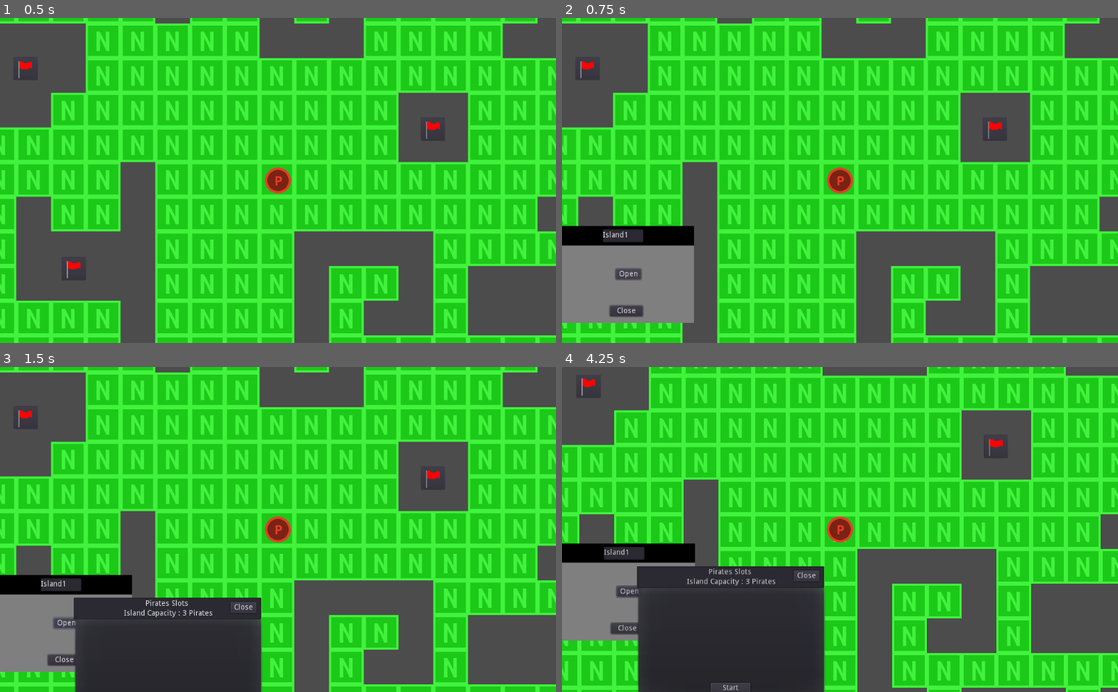
Above: before the commit, frames 1-4 (two rows, left to right).
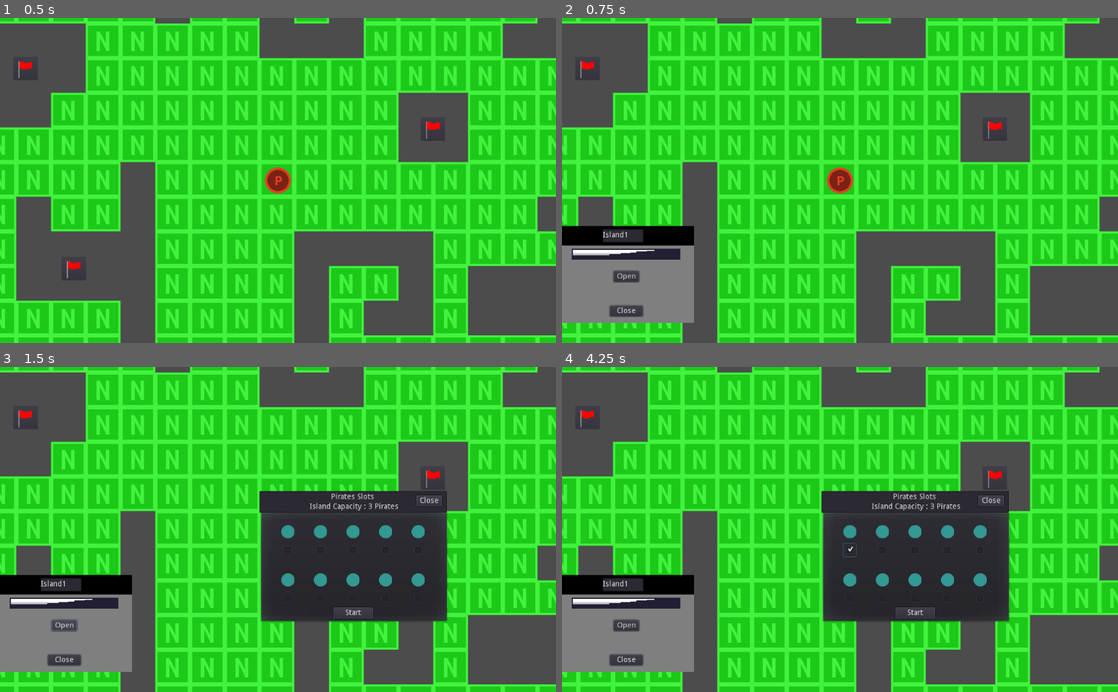
Above: after the commit, the same moments.

Repository: Escandiuzzi/PirateGodotProject
Game: Godot game, scene res://World.tscn
Same seed, same stepped clock (60 frames per second), same inputs: the game is played once before the commit and once after it.
Inputs (mouse positions are in pixels of both pictures, inside the frame that each line leads up to):
- Up to frame 1 (0.5 s): no input
- Up to frame 2 (0.75 s): click (634, 268) at 0.52 s
- Up to frame 3 (1.5 s): click "Open" at 1.25 s
- Up to frame 4 (4.25 s): click (912, 614) at 2 s, where only the run after the commit has a clickable "Start"; click (912, 614) at 2.75 s, where only the run after the commit has a clickable "Start"; click (851, 549) at 3.52 s

Frame 1 is identical in both runs. In frame 2, 0.8% of the frame differs, in the area x 1-22%, y 70-82%; in frame 3, 23%; in frame 4, 58%, in the area x 0-100%, y 0-100%.
Error after the commit: Invalid get index 'position' (on base: 'null instance'). (res://PopupMenu.gd:40)

Commit message:
Added progress bar

Diff:
--- a/Flag.tscn
+++ b/Flag.tscn
@@ -1,8 +1,7 @@
-[gd_scene load_steps=4 format=2]
+[gd_scene load_steps=3 format=2]
 
 [ext_resource path="res://Flag.gd" type="Script" id=1]
 [ext_resource path="res://Sprite/flag.png" type="Texture" id=2]
-[ext_resource path="res://Window.gd" type="Script" id=3]
 
 [node name="Flag" type="Node2D"]
 script = ExtResource( 1 )
@@ -15,11 +14,4 @@
 rect_scale = Vector2( 0.3, 0.3 )
 icon = ExtResource( 2 )
 
-[node name="Window" type="WindowDialog" parent="Button"]
-margin_left = -44.0
-margin_top = 8.0
-margin_right = 167.0
-margin_bottom = 100.0
-script = ExtResource( 3 )
-
 [connection signal="pressed" from="Button" to="." method="_on_Button_pressed"]
--- a/Island.gd
+++ b/Island.gd
@@ -1,19 +1,21 @@
 extends Node2D
+
+signal on_timer_change(time_left);
 
 export(int) var miningTime;
 export(int) var islandSize;
 export(int) var indexType;
 
 var selectedPirates = 0;
-
 var pirates = [];
 var pirateId = [];
 var started = false;
+var player;
 
-var player;
 
 onready var timer = $Timer;
 onready var canvasSlots = [
+
 get_node("PopupMenu/CheckBox"),
 get_node("PopupMenu/CheckBox2"),
 get_node("PopupMenu/CheckBox3"),
@@ -42,7 +44,7 @@
 	for i in range(selectedPirates):
 		miningPoints += pirates[i]._get_special(indexType);
 	if miningPoints > miningTime:
-		miningPoints = 1
+		miningPoints = 1;
 	else:
 		miningPoints = miningTime - miningPoints;
 
@@ -51,6 +53,7 @@
 	print("Started mining");
 	print("expected to end in ");
 	print(miningPoints);
+	miningTime = miningPoints;
 
 	timer.start(miningPoints);
 	started = true;
@@ -58,6 +61,9 @@
 
 func _process(delta):
 	if started:
+		var _percentage = miningTime - timer.get_time_left();
+		_percentage = (_percentage * 100) / miningTime;
+		emit_signal("on_timer_change", _percentage);
 		if timer.is_stopped():
 			print("Pirates ended mining");
 			timer.stop();
--- /dev/null
+++ b/MineProgress.gd
@@ -0,0 +1,17 @@
+extends TextureProgress
+
+# Declare member variables here. Examples:
+# var a = 2
+# var b = "text"
+
+# Called when the node enters the scene tree for the first time.
+func _ready():
+	pass # Replace with function body.
+
+# Called every frame. 'delta' is the elapsed time since the previous frame.
+#func _process(delta):
+#	pass
+
+
+func _on_Island_on_timer_change(time_left):
+		set_value(time_left);
--- a/World.tscn
+++ b/World.tscn
@@ -7,6 +7,10 @@
 [ext_resource path="res://Flag.tscn" type="PackedScene" id=5]
 [ext_resource path="res://Sprite/back.png" type="Texture" id=6]
 [ext_resource path="res://Island.tscn" type="PackedScene" id=7]
+[ext_resource path="res://Sprite/mine_bar/layer_1.png" type="Texture" id=8]
+[ext_resource path="res://Sprite/mine_bar/layer_3.png" type="Texture" id=9]
+[ext_resource path="res://Sprite/mine_bar/layer_2.png" type="Texture" id=10]
+[ext_resource path="res://MineProgress.gd" type="Script" id=11]
 
 [node name="World" type="Node"]
 script = ExtResource( 1 )
@@ -22,6 +26,7 @@
 movement_speed = 100
 
 [node name="HUD" type="Sprite" parent="Player"]
+editor/display_folded = true
 visible = false
 position = Vector2( 6.10558, 102.102 )
 scale = Vector2( 0.486804, 0.5 )
@@ -46,7 +51,6 @@
 clip_text = true
 
 [node name="Flags" type="Node" parent="."]
-editor/display_folded = true
 
 [node name="Flag" parent="Flags" instance=ExtResource( 5 )]
 editor/display_folded = true
@@ -78,17 +82,26 @@
 
 [node name="Island" parent="Flags/Flag/IslandMenu" instance=ExtResource( 7 )]
 editor/display_folded = true
-position = Vector2( -37.2311, 0 )
+position = Vector2( -40.9065, 4.41052 )
 
 [node name="PopupMenu" parent="Flags/Flag/IslandMenu/Island" index="2"]
-path = "World/Flags/Flag"
+editor/display_folded = true
+
+[node name="MineProgress" type="TextureProgress" parent="Flags/Flag/IslandMenu"]
+margin_left = -117.763
+margin_top = -36.6468
+margin_right = 882.237
+margin_bottom = 63.3532
+rect_scale = Vector2( 0.2, 0.2 )
+texture_under = ExtResource( 8 )
+texture_over = ExtResource( 9 )
+texture_progress = ExtResource( 10 )
+script = ExtResource( 11 )
 
 [node name="Flag2" parent="Flags" instance=ExtResource( 5 )]
-editor/display_folded = true
 position = Vector2( 319.674, -61.0101 )
 
 [node name="IslandMenu" type="PopupMenu" parent="Flags/Flag2"]
-editor/display_folded = true
 margin_right = 20.0
 margin_bottom = 20.0
 
@@ -111,19 +124,28 @@
 margin_bottom = 79.4429
 text = "Close"
 
+[node name="MineProgress" type="TextureProgress" parent="Flags/Flag2/IslandMenu"]
+margin_left = -96.7218
+margin_top = -46.4265
+margin_right = 903.278
+margin_bottom = 53.5735
+rect_scale = Vector2( 0.2, 0.2 )
+texture_under = ExtResource( 8 )
+texture_over = ExtResource( 9 )
+texture_progress = ExtResource( 10 )
+script = ExtResource( 11 )
+
 [node name="Island" parent="Flags/Flag2/IslandMenu" instance=ExtResource( 7 )]
-editor/display_folded = true
 position = Vector2( -24.3766, 0 )
 
 [node name="PopupMenu" parent="Flags/Flag2/IslandMenu/Island" index="2"]
+editor/display_folded = true
 path = "World/Flags/Flag2"
 
 [node name="Flag3" parent="Flags" instance=ExtResource( 5 )]
-editor/display_folded = true
 position = Vector2( -880.167, 356.523 )
 
 [node name="IslandMenu" type="PopupMenu" parent="Flags/Flag3"]
-editor/display_folded = true
 margin_right = 20.0
 margin_bottom = 20.0
 
@@ -146,19 +168,34 @@
 margin_bottom = 87.335
 text = "Close"
 
+[node name="MineProgress" type="TextureProgress" parent="Flags/Flag3/IslandMenu"]
+margin_left = -110.65
+margin_top = -37.1411
+margin_right = 889.35
+margin_bottom = 62.8589
+rect_scale = Vector2( 0.2, 0.2 )
+texture_under = ExtResource( 8 )
+texture_over = ExtResource( 9 )
+texture_progress = ExtResource( 10 )
+script = ExtResource( 11 )
+
 [node name="Island" parent="Flags/Flag3/IslandMenu" instance=ExtResource( 7 )]
-editor/display_folded = true
 position = Vector2( -33.2408, 8.8642 )
 
+[node name="Button" parent="Flags/Flag3/IslandMenu/Island" index="1"]
+margin_left = -2.64264
+margin_top = 0.773804
+margin_right = 44.3574
+margin_bottom = 20.7738
+
 [node name="PopupMenu" parent="Flags/Flag3/IslandMenu/Island" index="2"]
+editor/display_folded = true
 path = "World/Flags/Flag3"
 
 [node name="Flag4" parent="Flags" instance=ExtResource( 5 )]
-editor/display_folded = true
 position = Vector2( -430.98, -172.553 )
 
 [node name="IslandMenu" type="PopupMenu" parent="Flags/Flag4"]
-editor/display_folded = true
 margin_right = 20.0
 margin_bottom = 20.0
 
@@ -174,25 +211,49 @@
 margin_bottom = -66.0
 text = "Island 4"
 
+[node name="MineProgress" type="TextureProgress" parent="Flags/Flag4/IslandMenu"]
+margin_left = -102.365
+margin_top = -49.2953
+margin_right = 897.635
+margin_bottom = 50.7047
+rect_scale = Vector2( 0.2, 0.2 )
+texture_under = ExtResource( 8 )
+texture_over = ExtResource( 9 )
+texture_progress = ExtResource( 10 )
+script = ExtResource( 11 )
+
 [node name="Close" type="Button" parent="Flags/Flag4/IslandMenu"]
-margin_left = -32.0943
+margin_left = -38.2845
 margin_top = 56.5633
-margin_right = 28.9057
+margin_right = 22.7155
 margin_bottom = 76.5633
 text = "Close"
 
 [node name="Island" parent="Flags/Flag4/IslandMenu" instance=ExtResource( 7 )]
 position = Vector2( -27.5033, -3.09511 )
 
+[node name="Button" parent="Flags/Flag4/IslandMenu/Island" index="1"]
+margin_left = -3.8689
+margin_top = 1.54755
+margin_right = 43.1311
+margin_bottom = 21.5475
+
 [node name="PopupMenu" parent="Flags/Flag4/IslandMenu/Island" index="2"]
+editor/display_folded = true
 path = "World/Flags/Flag4"
 
 [connection signal="pressed" from="Player/HUD/SaveButton" to="Player" method="_on_SaveButton_pressed"]
 [connection signal="pressed" from="Player/HUD/LoadButton" to="Player" method="_on_LoadButton_pressed"]
 [connection signal="pressed" from="Flags/Flag/IslandMenu/Close" to="Flags/Flag" method="_on_Fechar_pressed"]
+[connection signal="on_timer_change" from="Flags/Flag/IslandMenu/Island" to="Flags/Flag/IslandMenu/MineProgress" method="_on_Island_on_timer_change"]
 [connection signal="pressed" from="Flags/Flag2/IslandMenu/Close" to="Flags/Flag2" method="_on_Fechar_pressed"]
+[connection signal="on_timer_change" from="Flags/Flag2/IslandMenu/Island" to="Flags/Flag2/IslandMenu/MineProgress" method="_on_Island_on_timer_change"]
 [connection signal="pressed" from="Flags/Flag3/IslandMenu/Close" to="Flags/Flag3" method="_on_Fechar_pressed"]
+[connection signal="on_timer_change" from="Flags/Flag3/IslandMenu/Island" to="Flags/Flag3/IslandMenu/MineProgress" method="_on_Island_on_timer_change"]
 [connection signal="pressed" from="Flags/Flag4/IslandMenu/Close" to="Flags/Flag4" method="_on_Fechar_pressed"]
+[connection signal="on_timer_change" from="Flags/Flag4/IslandMenu/Island" to="Flags/Flag4/IslandMenu/MineProgress" method="_on_Island_on_timer_change"]
+
+[editable path="Flags/Flag"]
 
 [editable path="Flags/Flag/IslandMenu/Island"]
 
Binary file added: Sprite/mine_bar/layer_1.png
Not shown, added: Sprite/mine_bar/layer_1.png.import
Binary file added: Sprite/mine_bar/layer_2.png
Not shown, added: Sprite/mine_bar/layer_2.png.import
Binary file added: Sprite/mine_bar/layer_3.png
Not shown, added: Sprite/mine_bar/layer_3.png.import
Not shown: 1 places in World.tscn that only renumber resources
